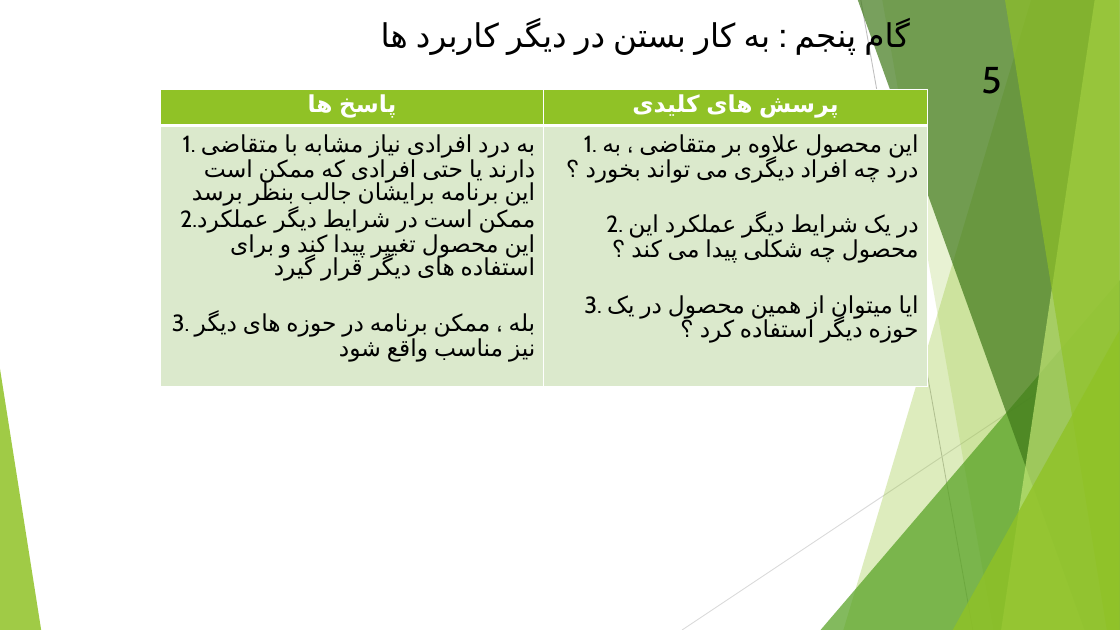
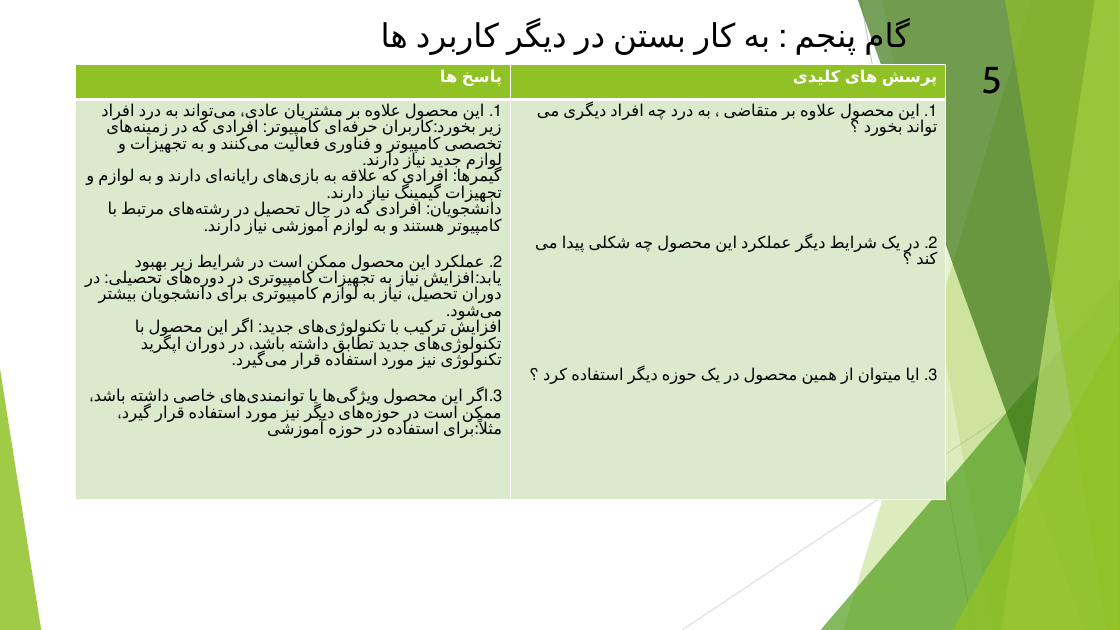
Before and after one commit to aliblack84/powerpoint, a slide deck: slide 6 of ali power.pptx. Drawn at 1120x630 pixels with LibreOffice and Linux fonts; fonts in the diff are those of the drawing. Boxes give left, top, right and bottom in pixels: in the first picture for what was removed or moved away, otherwise in the second. Text is boxed around its words. In the diff, an @@ line names an element or a change of style, - is before the commit and + after.

```diff
--- a/ali power.pptx
+++ b/ali power.pptx
@@ table at box(76, 65, 946, 617) @@
-row 2, column 1: 1. به درد افرادی نیاز مشابه با متقاضی دارند یا حتی افرادی که ممکن است این برنامه برایشان جالب بنظر برسد / 2.ممکن است در شرایط دیگر عملکرد این محصول تغییر پیدا کند و برای استفاده های دیگر قرار گیرد / 3. بله ، ممکن برنامه در حوزه های دیگر نیز مناسب واقع شود
+row 2, column 1: 1. این محصول علاوه بر مشتریان عادی، می‌تواند به درد افراد زیر بخورد:کاربران حرفه‌ای کامپیوتر: افرادی که در زمینه‌های تخصصی کامپیوتر و فناوری فعالیت می‌کنند و به تجهیزات و لوازم جدید نیاز دارند. / گیمرها: افرادی که علاقه به بازی‌های رایانه‌ای دارند و به لوازم و تجهیزات گیمینگ نیاز دارند. / دانشجویان: افرادی که در حال تحصیل در رشته‌های مرتبط با کامپیوتر هستند و به لوازم آموزشی نیاز دارند. / 2. عملکرد این محصول ممکن است در شرایط زیر بهبود یابد:افزایش نیاز به تجهیزات کامپیوتری در دوره‌های تحصیلی: در دوران تحصیل، نیاز به لوازم کامپیوتری برای دانشجویان بیشتر می‌شود. / افزایش ترکیب با تکنولوژی‌های جدید: اگر این محصول با تکنولوژی‌های جدید تطابق داشته باشد، در دوران اپگرید تکنولوژی نیز مورد استفاده قرار می‌گیرد. / 3.اگر این محصول ویژگی‌ها یا توانمندی‌های خاصی داشته باشد، ممکن است در حوزه‌های دیگر نیز مورد استفاده قرار گیرد، مثلاً:برای استفاده در حوزه آموزشی
@@ size 20 to 14 pt in "پاسخ ها", "پرسش های کلیدی", "1. این محصول علاوه بر متقاضی ، ...", "2. در یک شرایط دیگر عملکرد این ..." and 1 more places @@
@@ alignment centre to right @@
@@ table: place and size @@
-table at box(160, 89, 927, 498)
+table at box(76, 65, 946, 617)
```
Also in this commit, not shown: 19 other slides changed.
